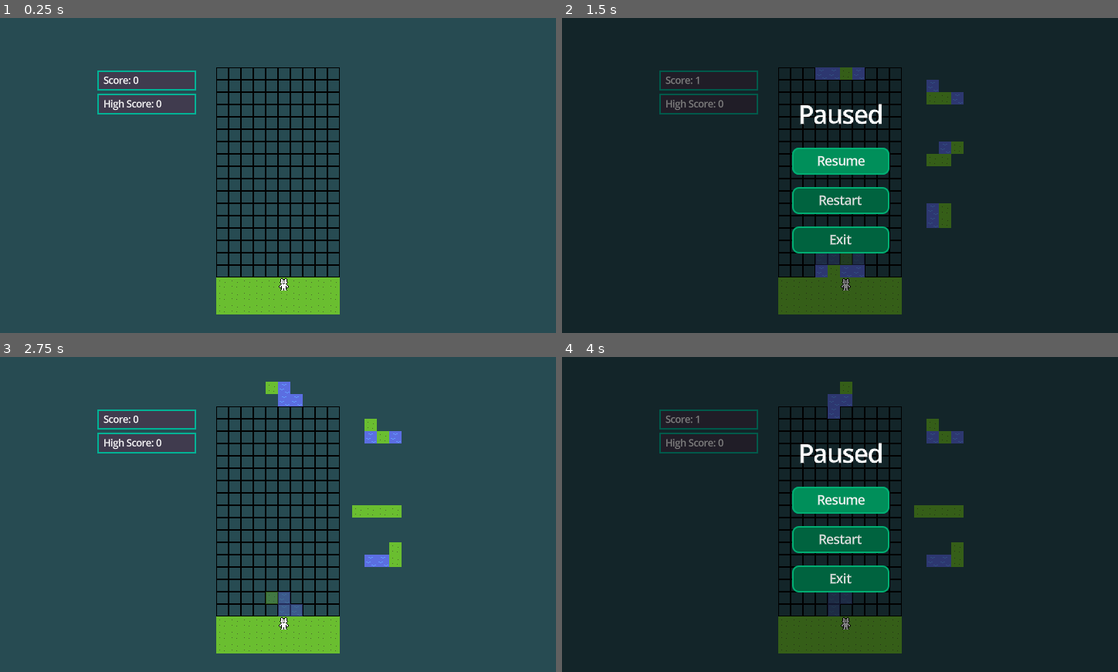
Above: before the commit, frames 1-4 (two rows, left to right).
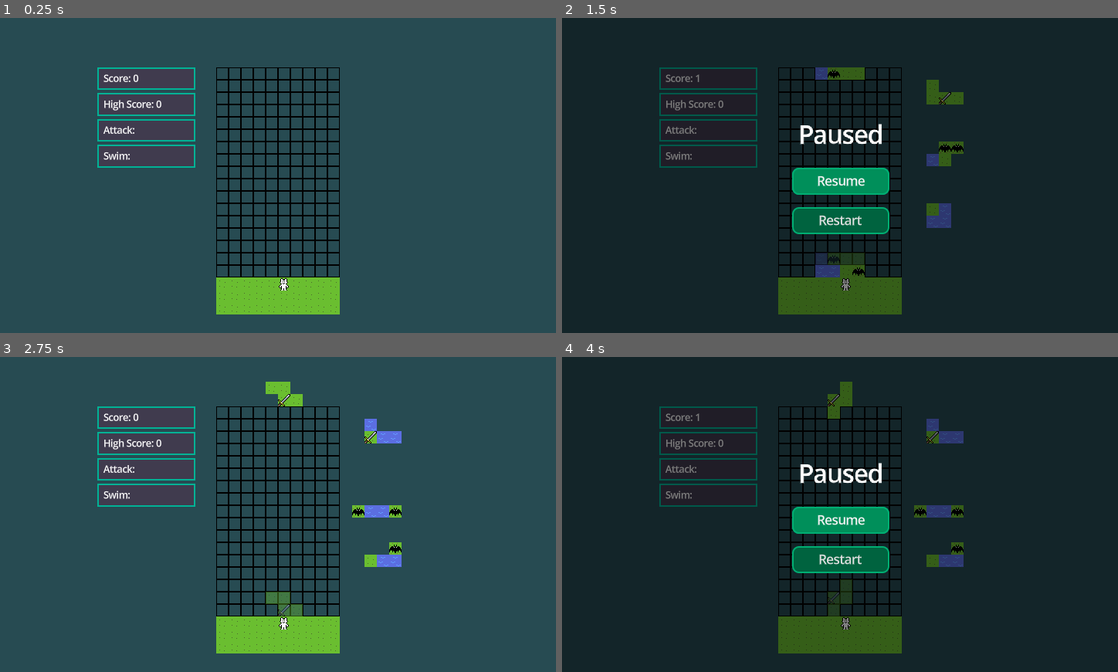
Above: after the commit, the same moments.

Repository: Jamage/Sinking-Squares
Game: Godot game, scene res://game_scene/game_scene.tscn
The game is run twice, just before and just after one commit, with the same random seed, the same clock (stepped at 60 frames per second) and the same inputs.
Inputs:
- Up to frame 1 (0.25 s): no input
- Up to frame 2 (1.5 s): tap Enter at 0.5 s; hold Up (move_up) from 0.53 s (still down); tap R (hold) at 0.6 s; tap Escape (start) at 1.25 s; tap Q (rotate_ccw) at 1.35 s
- Up to frame 3 (2.75 s): release Up (move_up) at 2 s; click "Restart" at 2 s
- Up to frame 4 (4 s): hold Left (move_left) from 2.78 s (still down); tap E (rotate_cw) at 2.85 s; tap Escape (start) at 3.5 s; tap F (swap_mode) at 3.6 s

The runs differ from the first frame. In frame 1, 3.4% of the frame differs, in the area x 17-36%, y 15-48%; in frame 2, 8.6%, in the area x 17-73%, y 15-83%; in frame 3, 4.6%; in frame 4, 8.6%.

Commit message:
Added marble_bag random generation script, attack and swim variables, bats, monsters, swords, life preserver cells

Diff:
--- a/blocks/cell.gd
+++ b/blocks/cell.gd
@@ -2,16 +2,25 @@
 
 const GRASS_CELL = preload("uid://bwm3k038qgpj8")
 const WATER_CELL = preload("uid://cl2xo0mplejxw")
+const SWORD = preload("uid://7uvp7y58yoin")
+const CHEST = preload("uid://dgghjfc7wbhe3")
+const HEART = preload("uid://d2cht3uqg5f8e")
+const WATER_DROP = preload("uid://d1cmlga43joh2")
+const BAT = preload("uid://mdxhc5bmkue0")
+const LIFE_PRESERVER = preload("uid://bdh55uhmfbb2p")
 
 var cell_position : Vector2i
 var cellType: Enums.CellType = Enums.CellType.Grass
+var marble_bag : MarbleBag
 
 func init() -> void:
+	marble_bag = MarbleBag.new()
+	marble_bag.init()
 	randomize_type()
 	set_texture_by_type()
 
 func randomize_type() -> void:
-	cellType = Enums.CellType.values().pick_random()
+	cellType = marble_bag.get_next()
 
 func set_texture_by_type() -> void:
 	match cellType:
@@ -19,6 +28,16 @@
 			texture = GRASS_CELL
 		Enums.CellType.Water:
 			texture = WATER_CELL
+		Enums.CellType.Sword:
+			texture = SWORD
+		Enums.CellType.WaterDrop:
+			texture = LIFE_PRESERVER
+		Enums.CellType.Heart:
+			texture = HEART
+		Enums.CellType.Chest:
+			texture = CHEST
+		Enums.CellType.Monster:
+			texture = BAT
 
 func set_type(val: Enums.CellType) -> void:
 	cellType = val
--- a/game_scene/game_scene.gd
+++ b/game_scene/game_scene.gd
@@ -20,9 +20,11 @@
 @onready var restart_button: Button = %RestartButton
 @onready var game_over_high_score_value_label: RichTextLabel = %GameOverHighScoreValueLabel
 @onready var game_over_score_value_label: RichTextLabel = %GameOverScoreValueLabel
+@onready var swim_label: RichTextLabel = %SwimLabel
+@onready var attack_label: RichTextLabel = %AttackLabel
 
 const BLOCK = preload("uid://5o6p687rj8tl")
-const CELL = preload("uid://dlwa3axe3dxrc")
+const GRASS_CELL = preload("uid://dlwa3axe3dxrc")
 const ONE = preload("uid://qu0ooakj8j5j")
 const TWO = preload("uid://6o5ud7bwd701")
 const THREE = preload("uid://0r4qrewj157g")
@@ -55,7 +57,10 @@
 var sinkCount : int = 0
 var base_sink_time := 1.6
 
-signal piecePlaced()
+var swim : int = 0
+var attacks : int = 0
+
+signal piecePlaced(cells: Array[Cell])
 
 # Called when the node enters the scene tree for the first time.
 func _ready() -> void:
@@ -84,7 +89,7 @@
 	set_process(true)
 	block_fall_timer.start()
 	sinking_timer.start()
-	row_clear_timer.start()
+	#row_clear_timer.start()
 
 # Called every frame. 'delta' is the elapsed time since the previous frame.
 func _process(_delta: float) -> void:
@@ -384,7 +389,7 @@
 func fill_bottom() -> void:
 	for row in range(grid_height - 1, grid_height - 4, -1):
 		for column in range(grid_width):
-			var cell : Cell = CELL.instantiate()
+			var cell : Cell = GRASS_CELL.instantiate()
 			placed_parent.add_child(cell)
 			cell.set_type(Enums.CellType.Grass)
 			cell.position = Vector2(column * cell_height, row * cell_width)
@@ -411,10 +416,42 @@
 
 func can_move_player(move_dir: Vector2i) -> bool:
 	var newPos = playerPosition + move_dir
-	return gridObjects.has(newPos) and gridObjects[newPos].cellType == Enums.CellType.Grass
-
-func move_player(move_dir: Vector2i) -> void:
+	return gridObjects.has(newPos) and (
+		gridObjects[newPos].cellType == Enums.CellType.Grass
+		or gridObjects[newPos].cellType == Enums.CellType.Sword
+		or gridObjects[newPos].cellType == Enums.CellType.Heart
+		or gridObjects[newPos].cellType == Enums.CellType.Chest
+		or gridObjects[newPos].cellType == Enums.CellType.WaterDrop
+		or (gridObjects[newPos].cellType == Enums.CellType.Monster and attacks >= 1)
+		or (gridObjects[newPos].cellType == Enums.CellType.Water and swim >= 1)
+		)
+
+func move_player(move_dir: Vector2i, reposition: bool = false) -> void:
 	playerPosition += move_dir
+	if gridObjects[playerPosition].cellType == Enums.CellType.Water:
+		if !reposition:
+			swim -= 1
+		update_swim_label()
+	elif gridObjects[playerPosition].cellType == Enums.CellType.WaterDrop:
+		swim += 1
+		update_swim_label()
+		gridObjects[playerPosition].set_type(Enums.CellType.Grass)
+	elif gridObjects[playerPosition].cellType == Enums.CellType.Sword:
+		attacks += 1
+		update_attack_label()
+		gridObjects[playerPosition].set_type(Enums.CellType.Grass)
+	elif gridObjects[playerPosition].cellType == Enums.CellType.Monster:
+		attacks -= 1
+		update_attack_label()
+		scoreBonus += 5.0
+		gridObjects[playerPosition].set_type(Enums.CellType.Grass)
+	elif gridObjects[playerPosition].cellType == Enums.CellType.Chest:
+		scoreBonus += 50.0
+		gridObjects[playerPosition].set_type(Enums.CellType.Grass)
+	elif gridObjects[playerPosition].cellType == Enums.CellType.Heart:
+		gridObjects[playerPosition].set_type(Enums.CellType.Grass)
+		pass
+
 	update_player_position()
 	if playerPosition.y < highestPlayerPosition:
 		highestPlayerPosition = playerPosition.y
@@ -499,7 +536,7 @@
 func set_next_block() -> void:
 	block_fall_timer.stop()
 	add_block_cells()
-	piecePlaced.emit()
+	piecePlaced.emit(currentBlock.get_cells())
 
 	spawn_parent.remove_child(currentBlock)
 	for i in currentBlock.cells.size():
@@ -543,13 +580,22 @@
 	game_over_menu.visible = true
 	restart_button.grab_focus()
 
-func on_piece_placed() -> void:
+func on_piece_placed(cells : Array[Cell]) -> void:
 	var cellCount : int = 0
 	var confirmedCells : Array[Vector2i] = []
-	var clearedRows : Array[int] = []
+	#var clearedRows : Array[int] = []
 	for row in range(grid_height - 1, -1, -1):
 		cellCount = 0
 		confirmedCells = []
+		var isPlacedRow := false
+		for cell in cells:
+			if cell.cell_position.y == row:
+				isPlacedRow = true
+				break
+
+		if !isPlacedRow:
+			continue
+
 		for column in range(grid_width):
 			if !gridObjects.has(Vector2i(column, row)):
 				break
@@ -557,11 +603,21 @@
 				cellCount += 1
 				confirmedCells.append(Vector2i(column, row))
 				if cellCount == grid_width:
-					print("Cleared Row: %d" % row)
-					clearedRows.append(row)
-					for cellPos in confirmedCells:
-						var cell = gridObjects[cellPos]
-						cell.set_type(Enums.CellType.Grass)
+					print("Filled Row: %d" % row)
+					swim += 1
+					attacks += 1
+					update_swim_label()
+					update_attack_label()
+					#clearedRows.append(row)
+					#for cellPos in confirmedCells:
+						#var cell = gridObjects[cellPos]
+						#cell.set_type(Enums.CellType.Grass)
+
+func update_swim_label():
+	swim_label.text = "Swim: %d" % swim
+
+func update_attack_label():
+	attack_label.text = "Attack: %d" % attacks
 
 func _on_block_fall_timer_timeout() -> void:
 	soft_drop()
@@ -574,9 +630,10 @@
 			#TO DO: GAME OVER
 			print("YOU DIED")
 			game_over()
+			return
 
 		move_all_cells(Vector2i.DOWN)
-		move_player(Vector2i.DOWN)
+		move_player(Vector2i.DOWN, true)
 		sinkingOffset = 0.0
 		sinkCount += 1
 		if sinkCount % 5 == 0:
@@ -596,7 +653,8 @@
 		player_adjust = .6
 	elif playerPosition.y > 0:
 		player_adjust = 1.0
-	sinking_timer.wait_time = clampf(base_sink_time - (.2 * (sinkCount / 5.0)) - player_adjust, .4, 2)
+	#sinking_timer.wait_time = clampf(base_sink_time - (.2 * (sinkCount / 5.0)) - player_adjust, .4, 2)
+	sinking_timer.wait_time = clampf(base_sink_time - (.2 * (sinkCount / 5.0)), .8, 2)
 
 func update_block_position() -> void:
 	currentBlock.position = Vector2(centerPos.x * cell_width, centerPos.y * cell_height)
@@ -647,6 +705,9 @@
 	# Clear all gridObjects
 	# Reset score variables
 	# Reset player position
+	if score > ScoreManager.highest_record:
+		ScoreManager.highest_record = int(score)
+		ScoreManager.save_score()
 	get_tree().reload_current_scene()
 
 
@@ -670,9 +731,10 @@
 		remove_row(row)
 		if playerPosition.y == row:
 			game_over()
+			return
 		move_all_cells_above(row, Vector2i.DOWN)
 		if playerPosition.y <= row:
-			move_player(Vector2i.DOWN)
+			move_player(Vector2i.DOWN, true)
 	else:
 		create_markers_for(val, row)
 
--- a/game_scene/game_scene.tscn
+++ b/game_scene/game_scene.tscn
@@ -24,10 +24,10 @@
 script = ExtResource("1_3kg8t")
 input = SubResource("Resource_3kg8t")
 
-[node name="CanvasLayer2" type="CanvasLayer" parent="." unique_id=125558850]
+[node name="BackgroundCanvas" type="CanvasLayer" parent="." unique_id=125558850]
 layer = -1
 
-[node name="ColorRect" type="ColorRect" parent="CanvasLayer2" unique_id=1098617512]
+[node name="ColorRect" type="ColorRect" parent="BackgroundCanvas" unique_id=1098617512]
 anchors_preset = 15
 anchor_right = 1.0
 anchor_bottom = 1.0
@@ -80,11 +80,15 @@
 mouse_filter = 2
 
 [node name="VBoxContainer" type="VBoxContainer" parent="CanvasLayer/GameUI" unique_id=1605750698]
-layout_mode = 0
-offset_left = 126.0
-offset_top = 67.5
-offset_right = 254.0
-offset_bottom = 125.0
+layout_mode = 1
+anchors_preset = -1
+anchor_left = 0.17500001
+anchor_top = 0.157
+anchor_right = 0.35300002
+anchor_bottom = 0.47500002
+offset_top = -0.055999756
+offset_right = -0.16000366
+offset_bottom = 0.19999695
 
 [node name="Panel" type="Panel" parent="CanvasLayer/GameUI/VBoxContainer" unique_id=843315770]
 layout_mode = 2
@@ -142,6 +146,62 @@
 autowrap_mode = 0
 vertical_alignment = 1
 
+[node name="Panel4" type="Panel" parent="CanvasLayer/GameUI/VBoxContainer" unique_id=237230303]
+layout_mode = 2
+size_flags_vertical = 3
+theme = ExtResource("5_e0oqy")
+
+[node name="MarginContainer" type="MarginContainer" parent="CanvasLayer/GameUI/VBoxContainer/Panel4" unique_id=923535572]
+layout_mode = 1
+anchors_preset = 15
+anchor_right = 1.0
+anchor_bottom = 1.0
+grow_horizontal = 2
+grow_vertical = 2
+theme_override_constants/margin_left = 8
+theme_override_constants/margin_top = 4
+theme_override_constants/margin_right = 8
+theme_override_constants/margin_bottom = 4
+
+[node name="AttackLabel" type="RichTextLabel" parent="CanvasLayer/GameUI/VBoxContainer/Panel4/MarginContainer" unique_id=759721257]
+unique_name_in_owner = true
+layout_mode = 2
+theme_override_font_sizes/normal_font_size = 12
+bbcode_enabled = true
+text = "Attack: "
+fit_content = true
+scroll_active = false
+autowrap_mode = 0
+vertical_alignment = 1
+
+[node name="Panel3" type="Panel" parent="CanvasLayer/GameUI/VBoxContainer" unique_id=153606561]
+layout_mode = 2
+size_flags_vertical = 3
+theme = ExtResource("5_e0oqy")
+
+[node name="MarginContainer" type="MarginContainer" parent="CanvasLayer/GameUI/VBoxContainer/Panel3" unique_id=1052988141]
+layout_mode = 1
+anchors_preset = 15
+anchor_right = 1.0
+anchor_bottom = 1.0
+grow_horizontal = 2
+grow_vertical = 2
+theme_override_constants/margin_left = 8
+theme_override_constants/margin_top = 4
+theme_override_constants/margin_right = 8
+theme_override_constants/margin_bottom = 4
+
+[node name="SwimLabel" type="RichTextLabel" parent="CanvasLayer/GameUI/VBoxContainer/Panel3/MarginContainer" unique_id=1010007076]
+unique_name_in_owner = true
+layout_mode = 2
+theme_override_font_sizes/normal_font_size = 12
+bbcode_enabled = true
+text = "Swim: "
+fit_content = true
+scroll_active = false
+autowrap_mode = 0
+vertical_alignment = 1
+
 [node name="PauseMenu" type="Control" parent="CanvasLayer" unique_id=281583914]
 unique_name_in_owner = true
 visible = false
@@ -199,6 +259,7 @@
 text = "Restart"
 
 [node name="ExitButton" type="Button" parent="CanvasLayer/PauseMenu/HBoxContainer" unique_id=1406677207]
+visible = false
 layout_mode = 2
 size_flags_vertical = 4
 theme = ExtResource("5_e0oqy")
@@ -315,6 +376,7 @@
 text = "Restart"
 
 [node name="GameOverExitButton" type="Button" parent="CanvasLayer/GameOverMenu/VBoxContainer" unique_id=1912879856]
+visible = false
 layout_mode = 2
 size_flags_vertical = 4
 theme = ExtResource("5_e0oqy")
--- a/utilities/Enums.gd
+++ b/utilities/Enums.gd
@@ -1,4 +1,4 @@
 extends Node
 
 enum BlockType {I, O, J, L, S, Z, T}
-enum CellType {Water, Grass}
+enum CellType {Water, Grass, Sword, WaterDrop, Monster, Heart, Chest}
--- /dev/null
+++ b/utilities/marble_bag.gd
@@ -0,0 +1,48 @@
+class_name MarbleBag extends Resource
+
+var index := 0
+var bag : Array[Enums.CellType] = [
+	Enums.CellType.Grass,
+	Enums.CellType.Grass,
+	Enums.CellType.Grass,
+	Enums.CellType.Grass,
+	Enums.CellType.Grass,
+	Enums.CellType.Grass,
+	Enums.CellType.Grass,
+	Enums.CellType.Grass,
+	Enums.CellType.Grass,
+	Enums.CellType.Grass,
+	Enums.CellType.Water,
+	Enums.CellType.Water,
+	Enums.CellType.Water,
+	Enums.CellType.Water,
+	Enums.CellType.Water,
+	Enums.CellType.Water,
+	Enums.CellType.Water,
+	Enums.CellType.Water,
+	Enums.CellType.Water,
+	Enums.CellType.Water,
+	Enums.CellType.Water,
+	Enums.CellType.Water,
+	Enums.CellType.Water,
+	Enums.CellType.Chest,
+	Enums.CellType.Sword,
+	Enums.CellType.Monster,
+	Enums.CellType.Monster,
+	Enums.CellType.Monster,
+	Enums.CellType.Monster,
+	Enums.CellType.Monster,
+	#Enums.CellType.Heart,
+	Enums.CellType.WaterDrop
+]
+
+func init() -> void:
+	bag.shuffle()
+
+func get_next() -> Enums.CellType:
+	if index == bag.size():
+		index = 0
+		bag.shuffle()
+	var item := bag[index]
+	index += 1
+	return item
Binary file added: Art/Bat.png
Not shown, added: Art/Bat.png.import
Binary file added: Art/Heart.png
Not shown, added: Art/Heart.png.import
Binary file added: Art/LifePreserver.png
Not shown, added: Art/LifePreserver.png.import
Binary file added: Art/Monster.png
Not shown, added: Art/Monster.png.import
Binary file added: Art/Sword.png
Not shown, added: Art/Sword.png.import
Binary file added: Art/Title.png
Not shown, added: Art/Title.png.import
(and 3 more such lines)
